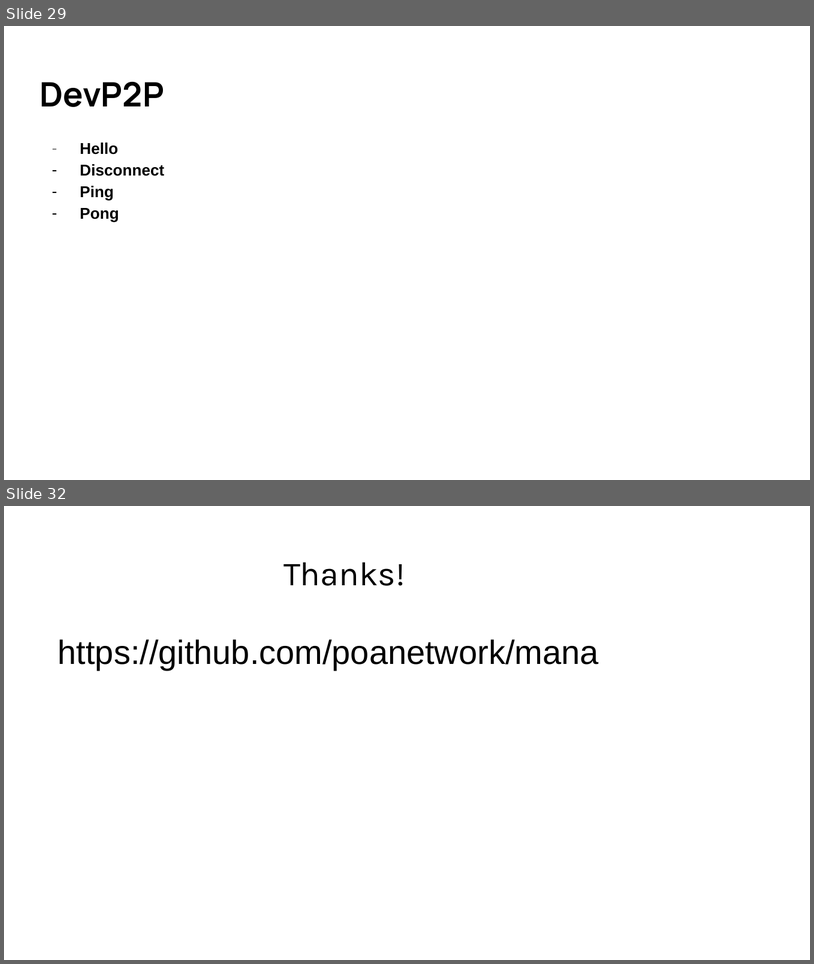
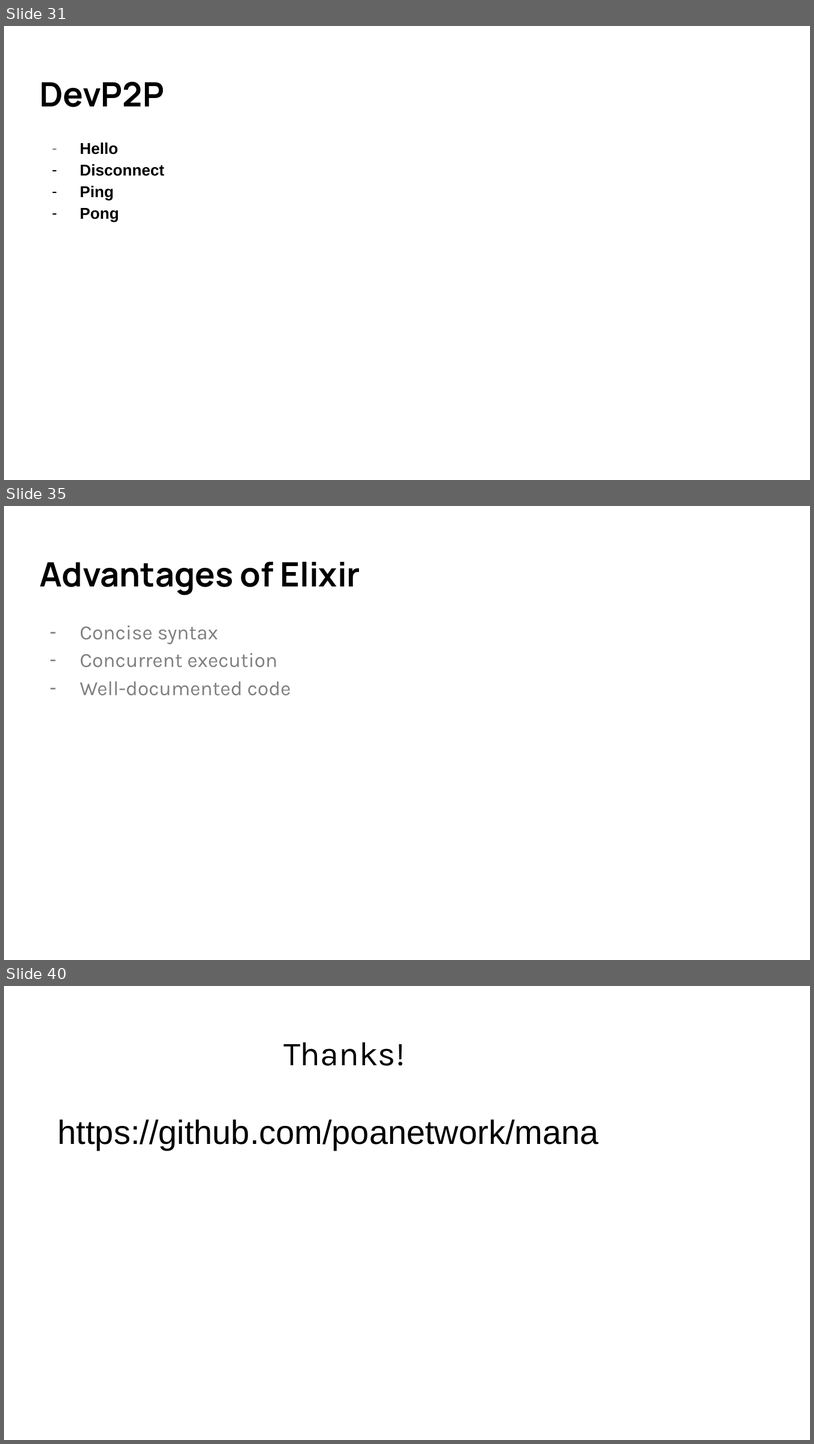
Before and after one commit to ayrat555/talks, a slide deck: mana/Mana.odp. Shown one above the other, each under a label of ours: slides 29 and 32 before the commit, slides 31, 35 and 40 after it; the slides between them are not shown. The pictures are 814x964 and 814x1444 pixels, drawn with LibreOffice and Linux fonts; fonts in the diff are those of the drawing. Boxes give left, top, right and bottom in pixels: in the first picture for what was removed or moved away, otherwise in the second. Text is boxed around its words. In the diff, an @@ line names an element or a change of style, - is before the commit and + after.

```diff
--- a/mana/Mana.odp
+++ b/mana/Mana.odp
@@ slide 35 added at [4,506,810,960], background #FFFFFF @@
@@ title added at [39,562,360,595], 30 pt, text #000000, bold @@
+Advantages of Elixir
@@ text added at [80,625,291,696], 18 pt, text #7F7F7F @@
+– Concise syntax
+– Concurrent execution
+– Well-documented code
@@ what was slide 29 is now slide 31 @@
@@ what was slide 32 is now slide 40 @@
```
Also in this commit, not shown: 1 slide changed, 8 other slides added, 1 slide removed, 2 other files.
